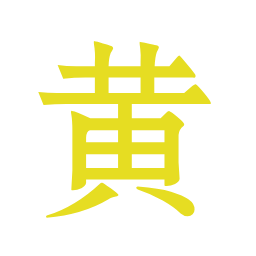
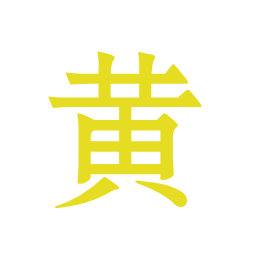
Layer changes from the first (256, 256) image to the second:
painted on "黄" over [left=38, top=41, right=211, bottom=218]
